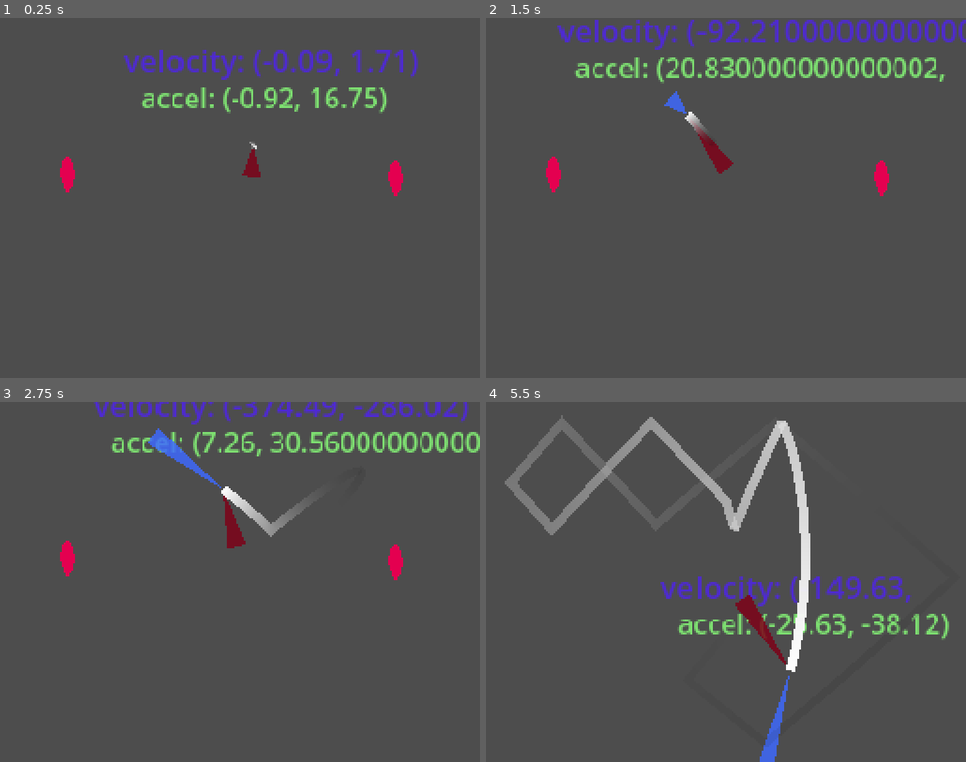
Above: before the commit, frames 1-4 (two rows, left to right).
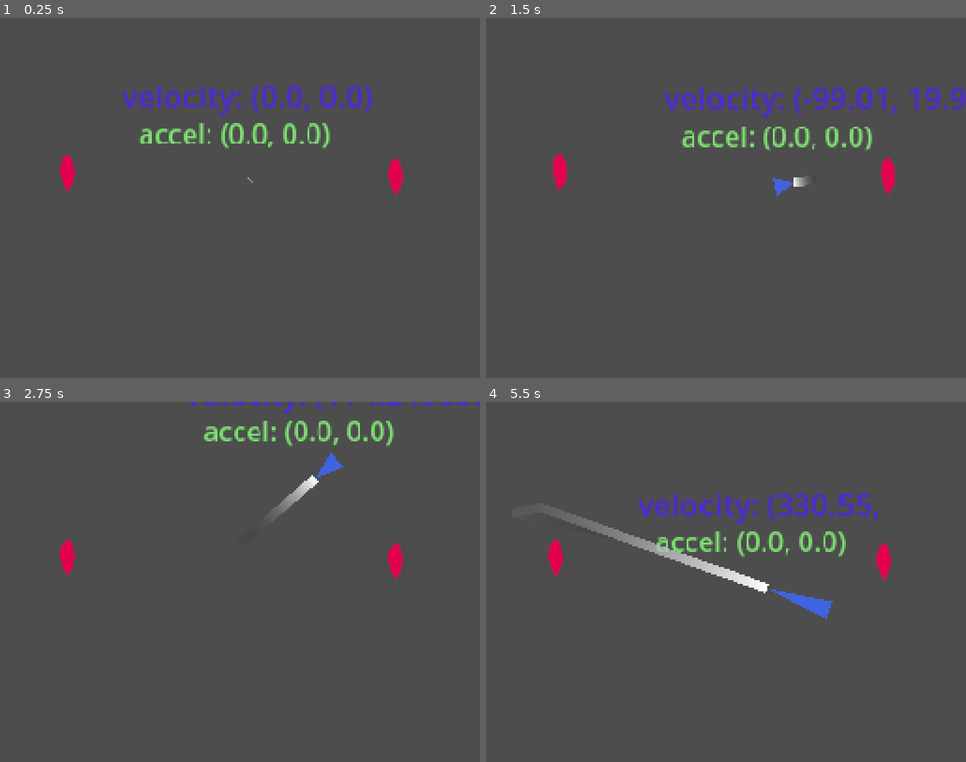
Above: after the commit, the same moments.

Repository: furiousknight25/Counter-Effects
Game: Godot game, scene res://scenes/Scene_1.tscn
Same seed, same stepped clock (60 frames per second), same inputs: the game is played once before the commit and once after it.
Inputs (mouse positions are in pixels of both pictures, inside the frame that each line leads up to):
- Up to frame 1 (0.25 s): no input
- Up to frame 2 (1.5 s): move the mouse to (831, 180) at 0.52 s; click (831, 180) at 0.6 s; move the mouse to (630, 216) at 1.27 s; click (630, 216) at 1.35 s
- Up to frame 3 (2.75 s): move the mouse to (288, 502) at 2.02 s; click (288, 502) at 2.1 s
- Up to frame 4 (5.5 s): move the mouse to (702, 654) at 2.77 s; click (702, 654) at 2.85 s; move the mouse to (870, 636) at 3.52 s; click (870, 636) at 3.6 s; move the mouse to (582, 528) at 4.27 s; click (582, 528) at 4.35 s; move the mouse to (750, 582) at 5.02 s; click (750, 582) at 5.1 s

The runs differ from the first frame. In frame 1, 4.7% of the frame differs, in the area x 12-88%, y 8-50%; in frame 2, 8.5%; in frame 3, 6.2%; in frame 4, 12%, in the area x 3-97%, y 3-100%.

Commit message:
quick fix and camera

Diff:
--- a/new-game-project/project.godot
+++ b/new-game-project/project.godot
@@ -18,6 +18,7 @@
 [autoload]
 
 Director="*res://scripts/director.gd"
+Camera="*res://scenes/Camera.tscn"
 
 [display]
 
--- /dev/null
+++ b/new-game-project/scenes/Camera.tscn
@@ -0,0 +1,7 @@
+[gd_scene load_steps=2 format=3 uid="uid://b4lhqys8qolbm"]
+
+[ext_resource type="Script" uid="uid://cqyio08qfikc7" path="res://scenes/camera_shake.gd" id="1_a3ute"]
+
+[node name="Camera2D" type="Camera2D"]
+position = Vector2(128, 97)
+script = ExtResource("1_a3ute")
--- a/new-game-project/scenes/Scene_1.tscn
+++ b/new-game-project/scenes/Scene_1.tscn
@@ -1,13 +1,10 @@
-[gd_scene load_steps=5 format=3 uid="uid://dfhfol7byum77"]
+[gd_scene load_steps=4 format=3 uid="uid://dfhfol7byum77"]
 
 [ext_resource type="PackedScene" uid="uid://c7a6cijicq3rd" path="res://scenes/Ball.tscn" id="1_cyp6q"]
 [ext_resource type="PackedScene" uid="uid://bo5kfu2xrt7og" path="res://scenes/Target.tscn" id="2_32jcc"]
 
 [sub_resource type="RectangleShape2D" id="RectangleShape2D_ib06g"]
 size = Vector2(275, 16)
-
-[sub_resource type="ConvexPolygonShape2D" id="ConvexPolygonShape2D_cyp6q"]
-points = PackedVector2Array(-33, 57, -55, -18, 18, -14, -29, -1)
 
 [node name="Root" type="Node2D"]
 
@@ -16,10 +13,6 @@
 [node name="CollisionShape2D" type="CollisionShape2D" parent="Border"]
 position = Vector2(127.5, -2)
 shape = SubResource("RectangleShape2D_ib06g")
-
-[node name="CollisionShape2D5" type="CollisionShape2D" parent="Border"]
-position = Vector2(137, 88)
-shape = SubResource("ConvexPolygonShape2D_cyp6q")
 
 [node name="CollisionShape2D2" type="CollisionShape2D" parent="Border"]
 position = Vector2(124, 195)
--- a/new-game-project/scenes/camera_shake.gd
+++ b/new-game-project/scenes/camera_shake.gd
@@ -6,7 +6,7 @@
 var decay := .8 #How quickly shaking will stop [0,1].
 var max_offset := Vector2(480*.01,272*.01) #this reduces how much your camera can shake
 var max_roll = 0.01 #Maximum rotation in radians (use sparingly).
-@onready var noise = preload("res://2D Tools/CameraShake/cam_noise.tres") #required, you can customize this noise to change shaking properties
+@onready var noise = preload("res://scenes/cam_noise.tres") #required, you can customize this noise to change shaking properties
 
 var noise_y = 0 #Value used to move through the noise
 var trauma := 0.0 #Current shake strength
--- a/new-game-project/scripts/ball.gd
+++ b/new-game-project/scripts/ball.gd
@@ -5,7 +5,7 @@
 @onready var spring_x: Spring = $SpringX
 @onready var spring_y: Spring = $SpringY
 @onready var visual_follow_line: VisualFollowLine = $VisualFollowLine
-
+@export var spring_enabled = false
 var speed : float = 1.0
 
 enum STATES {FREEZE, MOVING}
@@ -34,8 +34,9 @@
 	pass #use this for visual logic
 
 func moving_process(delta):
-	velocity.x += spring_x.interpolate_spring(position.x, delta) * delta#bungie cord
-	velocity.y += spring_y.interpolate_spring(position.y, delta) * delta
+	if spring_enabled:
+		velocity.x += spring_x.interpolate_spring(position.x, delta) * delta#bungie cord
+		velocity.y += spring_y.interpolate_spring(position.y, delta) * delta
 
 	var motion = velocity * delta
 	var collision = move_and_collide(motion)
@@ -55,7 +56,8 @@
 func hit_ball(direction : Vector2, strength : float, freeze_length : float = 0): #direction is your target position, it WILL be normalized and you get a lashing if you dont like it
 	if freeze_length > 0.0:
 		set_state_freezing(freeze_length)
-
+	direction = direction.normalized()
+	Camera.add_trauma(strength * .0001, direction)
 	speed += strength
 	velocity = direction * speed
 
--- a/new-game-project/scripts/debug_mode.gd
+++ b/new-game-project/scripts/debug_mode.gd
@@ -6,4 +6,4 @@
 	if !Director.debug_mode: return
 
 	if Input.is_action_just_pressed("click"):
-		ball.hit_ball((ball.get_global_mouse_position() - ball.global_position), 2.0)
+		ball.hit_ball((ball.get_global_mouse_position() - ball.global_position), 50.0)
